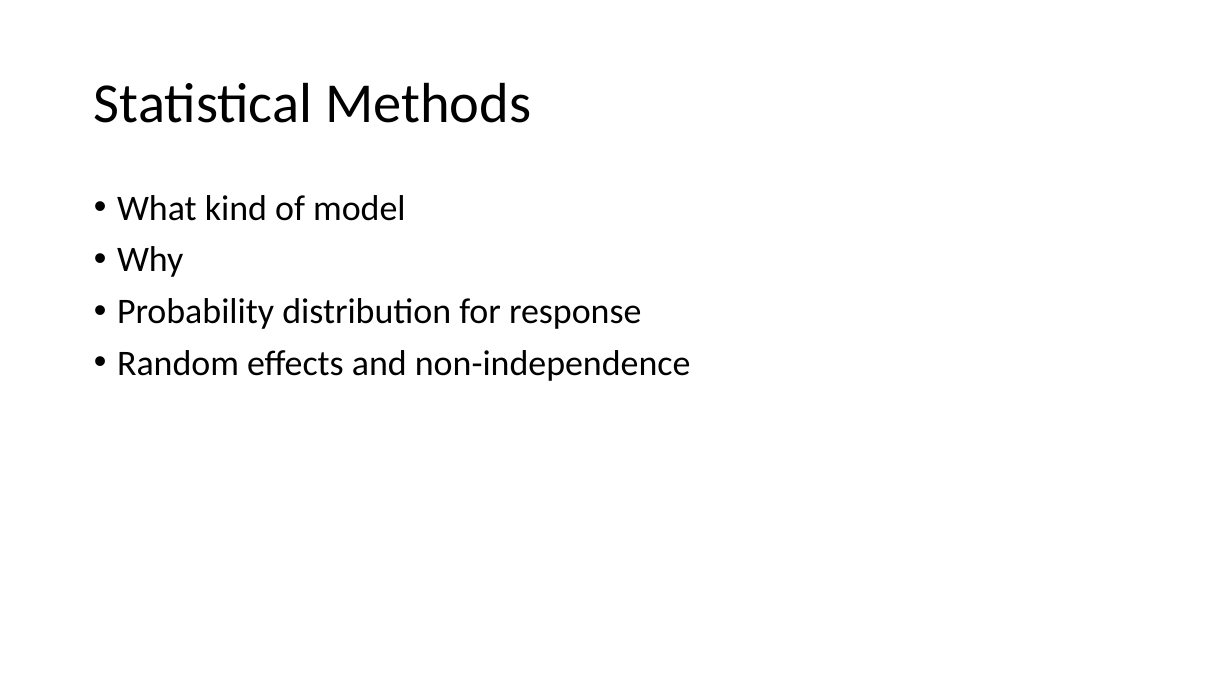
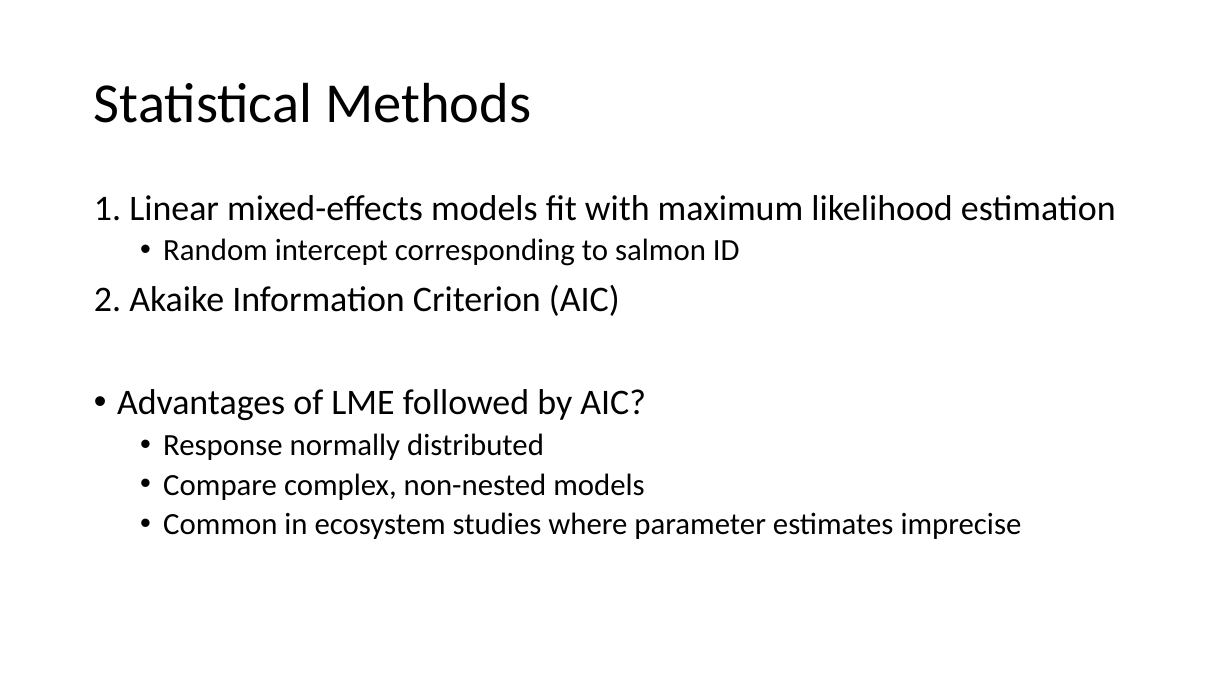
Before and after one commit to rghansen/ES482, a slide deck: slide 4 of ES data project presentation_salmon diet.pptx. Drawn at 1232x693 pixels with LibreOffice and Linux fonts; fonts in the diff are those of the drawing. Boxes give left, top, right and bottom in pixels: in the first picture for what was removed or moved away, otherwise in the second. Text is boxed around its words. In the diff, an @@ line names an element or a change of style, - is before the commit and + after.

```diff
--- a/ES data project presentation_salmon diet.pptx
+++ b/ES data project presentation_salmon diet.pptx
@@ text at (x1=94, y1=195, x2=1116, y2=539): text changed; size 28 to 24 pt @@
-• What kind of model
-• Why
-• Probability distribution for response
-• Random effects and non-independence
+1. Linear mixed-effects models fit with maximum likelihood estimation
+  • Random intercept corresponding to salmon ID
+2. Akaike Information Criterion (AIC)
+• Advantages of LME followed by AIC?
+  • Response normally distributed
+  • Compare complex, non-nested models
+  • Common in ecosystem studies where parameter estimates imprecise
```
Also in this commit, not shown: 3 other slides changed, 2 slides added.
